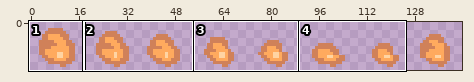
Edited in one commit: sprite sheet (src/Art/honey2.png). The picture above shows the old version from afar; the outline marks the close-up.
Close-up. Before:
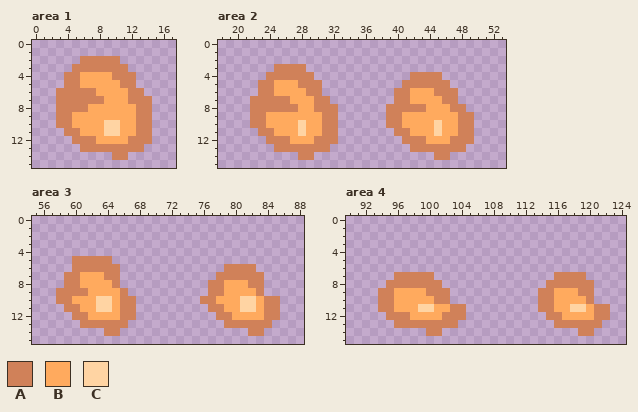
The file is 144x16 pixels. Shown: area 1: x 0..17, y 0..15; area 2: x 18..53, y 0..15; area 3: x 55..88, y 0..15; area 4: x 90..124, y 0..15. The commit also changed other parts of the picture, which this record leaves out.
Palette (. is transparent): A #d08159  B #ffaa5e  C #ffd4a3
Pixels before, area 1, first column x 3:
 2 ...AAAAA....
 3 ..AAAAAAA...
 4 .AABBBBAAA..
 5 .AABBBBBAA..
 6 AAAAABBBBAA.
 7 AAAAAABBBAAA
 8 AAAABBBBBBAA
 9 AABBBBBBBBAA
10 AABBBBCCBBAA
11 .AABBBCCBBAA
12 ..AAABBBBAAA
13 ...AAAAAAAA.
14 .......AA...
Pixels before, area 2, first column x 22:
 3 ...AAAA.....................
 4 ..AAAAAA............AAAA....
 5 .AABBBAAA..........AAAAAA...
 6 .AABBBBAA.........AABBBAAA..
 7 AAAAABBBAA........AABBBBAA..
 8 AAAAAABBAAA......AAAAABBBAA.
 9 AABBBBBBBAA......AABBBBBBBAA
10 AABBBBCBBAA......AABBBBCBBAA
11 .AABBBCBBAA.......AABBBCBBAA
12 ..AAABBBAAA........AAABBBAAA
13 ...AAAAAAA..........AAAAAAA.
14 ......AA...............AA...
Pixels before, area 3, first column x 58:
 5 ..AAAAA.....................
 6 ..AAAAAA.............AAAA...
 7 .AABBBAA............AAAAAA..
 8 .AABBBBA...........AABBBAA..
 9 AAAABBBBA..........AABBBBA..
10 AABBBCCBAA........AABBBCCBAA
11 .AABBCCBAA.........AABBCCBAA
12 ..AABBBBAA..........AABBBBAA
13 ...AAAAAA............AAAAAA.
14 ......AA................AA..
Pixels before, area 4, first column x 94:
 7 ..AAAAA...............AAAA...
 8 .AAAAAAA.............AAAAAA..
 9 AABBBBAAA...........AABBBAA..
10 AABBBBBAA...........AABBBBA..
11 AABBBCCBBAA.........AABBCCBAA
12 .AAABBBBAAA..........AABBBBAA
13 ..AAAAAAAA............AAAAAA.
14 ......AA.................AA..
Once edited:
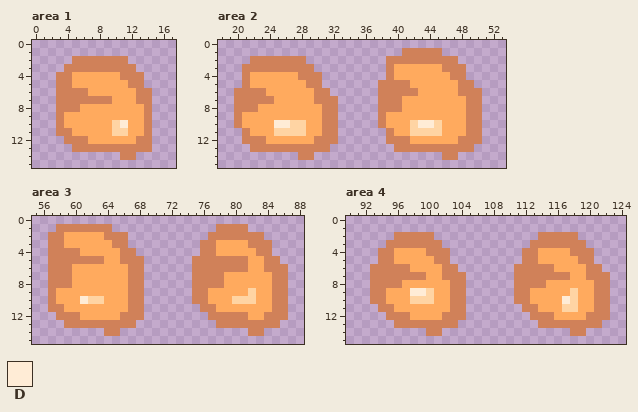
Colours new in this view: D #ffecd6
Edits made:
Changed rows in their new state; - is an unchanged pixel.
Area 1:
first column x 3:
 2 --A-----A---
 3 -A-------A--
 4 A-B----B--A-
 5 A-B-----B-A-
 6 ----B----B-A
 7 ------A--B--
 8 ---B------B-
 9 -B--------B-
10 -B----B-D-B-
11 A-B---B-C-B-
12 -A--B----B--
13 --A--------A
14 -------.-A--
Area 2:
first column x 20:
 1 ---------------------AAAAA-----
 2 --AAAAAAA----------AAAAAAAAA---
 3 -AAAA----A---------ABBBBBBAAA--
 4 -ABBBBBB--A--------ABBBBBBBAA--
 5 -ABBB---B---------AAA-BBBBBBAA-
 6 AAA-B----B-A------AA--A--BBBAAA
 7 AA---BB-----A-----AA-B----BBBAA
 8 AA-BBBBB--B-------A--BBB---BBAA
 9 ABBB--------------ABB-------B-A
10 ABBB-DDC----------ABB-CDD---B-A
11 -ABBBCCC-----------ABBCCC---B-A
12 -AAABBB------------AA-BB---B--A
13 --AAA---------------AA-------A-
14 -------------------------.-A---
Area 3:
first column x 57:
 1 -AAAAAAA-------------AAAA-----
 2 AABBBBBAAA----------AAAAAAA---
 3 AABBBBBBAA---------AABBBBAAA--
 4 AAAABBBBBAA--------AABBBBBAA--
 5 AAA----BBAAA------AAAAAAABBAA-
 6 AAABBBBBBBAA------AAAA---BBAAA
 7 AA-B---BBBAA------AAA-BBBBBBAA
 8 AA-B----BBAA------AA-----BBBAA
 9 ABBBB----BAA------AABB---CBBAA
10 ABB-DC-B-B-A------A-B--C---B-A
11 AABB--BB-B-A-------A-B--BB-B-A
12 -AA-B------A--------A--AA----A
13 --AA------A----------A------A-
Area 4:
first column x 93:
 2 ---AAAAA-------------AAAAA----
 3 --AAAAAAA-----------AAAAAAA---
 4 -AABBBBAAA---------AABBBBAAA--
 5 -AABBBBBAA---------AABBBBBAA--
 6 AAAAABBBBAA-------AAAAABBBBAA-
 7 AAA----BBAAA------AAAAA--BBAAA
 8 AA--BBBBBBAA------AAAABBBBBBAA
 9 A-B--DDCBBAA------AABBB--CBBAA
10 A-B--CCCBBAA------AABBB-DC-BAA
11 ------BB-----------AABB-C-B---
12 --------------------AA-B---A--
13 ---------------------AA-------
14 -------------------------A-.--
Changed places in both close-ups, as pixel boxes (x1, y1, x2, y2):
changed: (56, 56, 152, 160)
changed: (378, 48, 482, 160)
changed: (234, 56, 338, 152)
changed: (48, 224, 144, 328)
changed: (192, 224, 288, 328)
changed: (370, 232, 466, 312)
changed: (514, 232, 610, 336)
